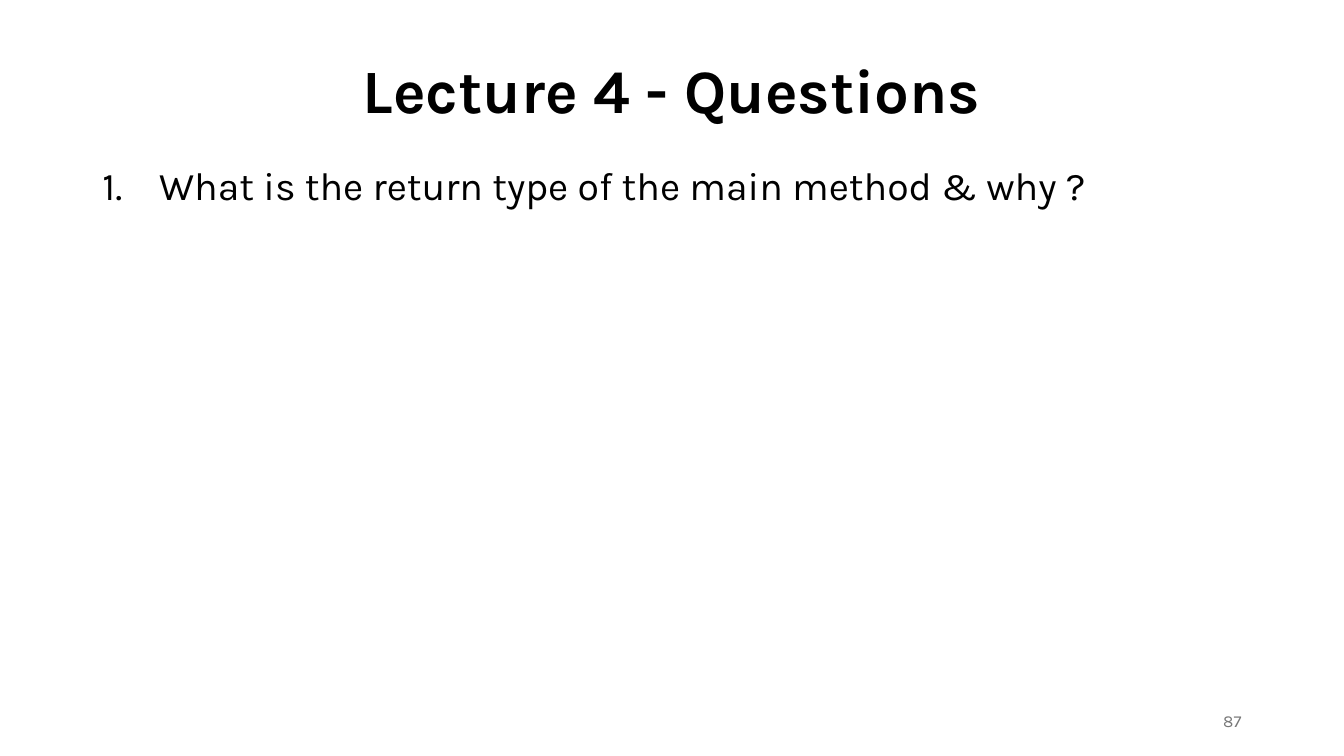
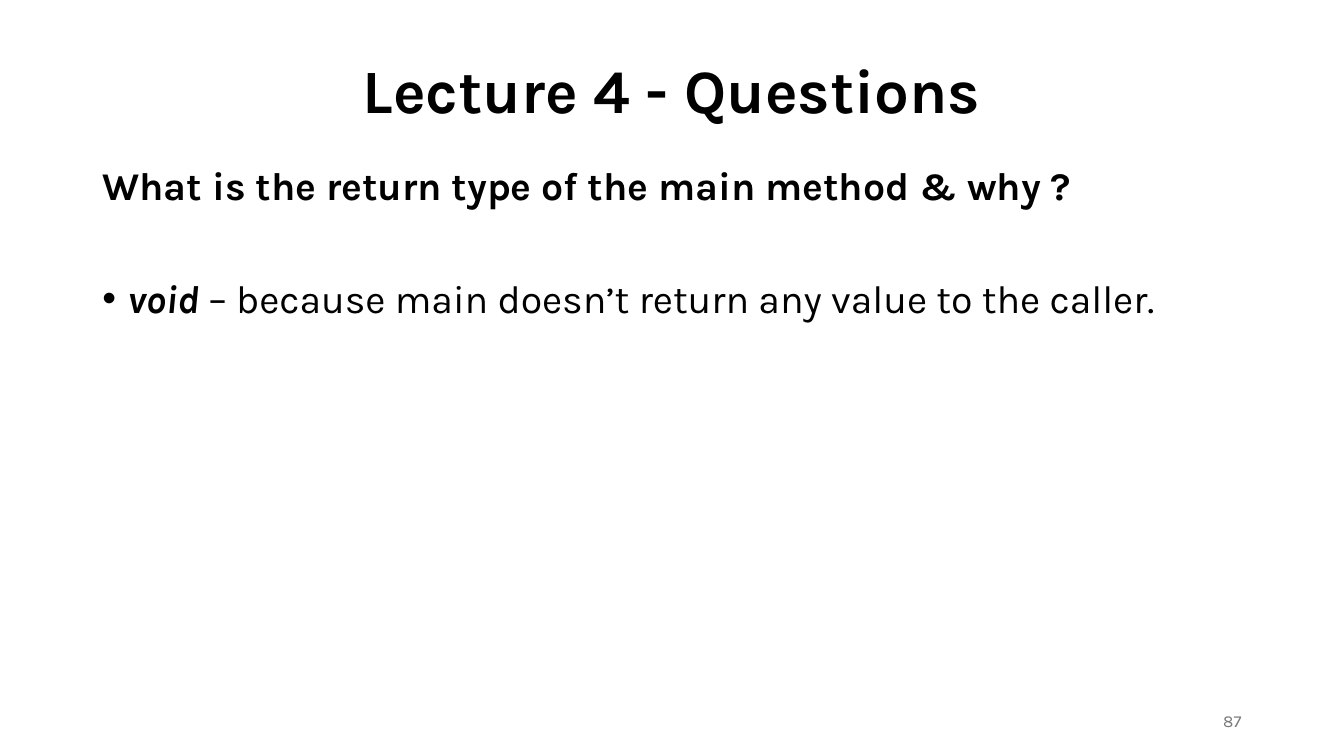
Before and after one commit to shubham-singh-12/Notes, a slide deck: slide 87 of Java with DSA.pptx. Drawn at 1344x756 pixels with LibreOffice and Linux fonts; fonts in the diff are those of the drawing. Boxes give left, top, right and bottom in pixels: in the first picture for what was removed or moved away, otherwise in the second. Text is boxed around its words. In the diff, an @@ line names an element or a change of style, - is before the commit and + after.

```diff
--- a/Java with DSA.pptx
+++ b/Java with DSA.pptx
@@ text at (x1=102, y1=172, x2=1041, y2=210): bold on in "What is the return type of the ..."; bullet 1. to none @@
@@ text at (x1=128, y1=285, x2=1155, y2=323): paragraph added @@
+• void – because main doesn’t return any value to the caller.
```
Also in this commit, not shown: 12 other slides changed, 97 slides added.
